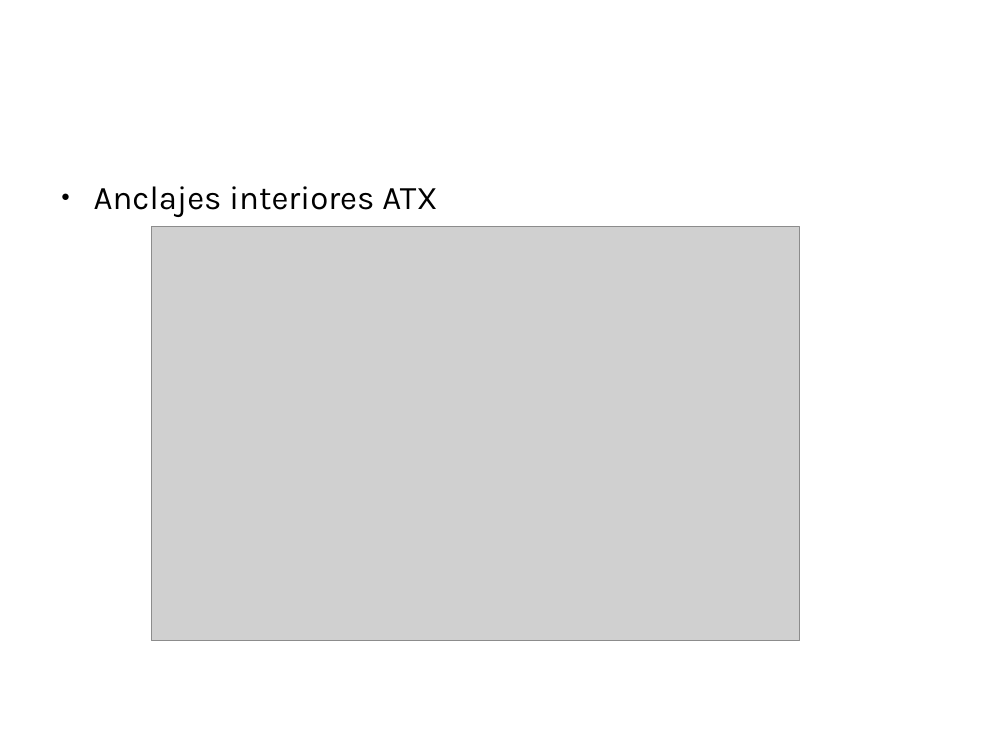
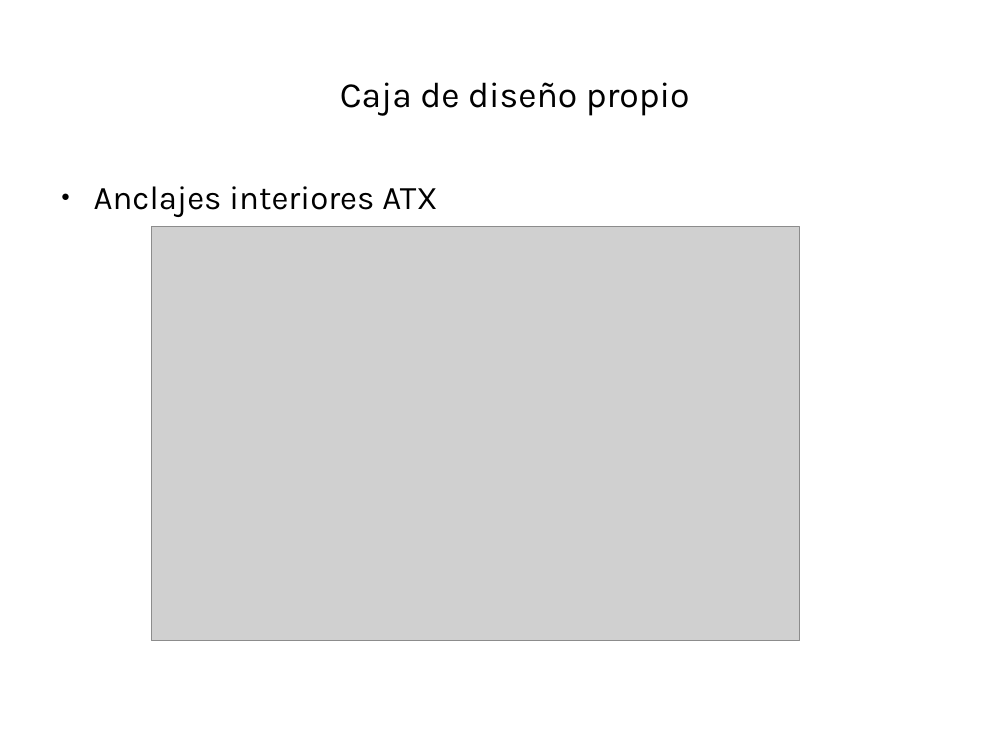
Before and after one commit to robertord/Ecoraee, a slide deck: slide 123 of Presentaciones/PresentacionApliance.odp. Drawn at 1008x756 pixels with LibreOffice and Linux fonts; fonts in the diff are those of the drawing; grey boxes stand for pictures; background and template pictures are left out. Boxes give left, top, right and bottom in pixels: in the first picture for what was removed or moved away, otherwise in the second. Text is boxed around its words. In the diff, an @@ line names an element or a change of style, - is before the commit and + after.

```diff
--- a/Presentaciones/PresentacionApliance.odp
+++ b/Presentaciones/PresentacionApliance.odp
@@ title added at [340,82,690,116], 28 pt, text #000000 @@
+Caja de diseño propio
```
Also in this commit, not shown: 47 slides added, 1 other file.
